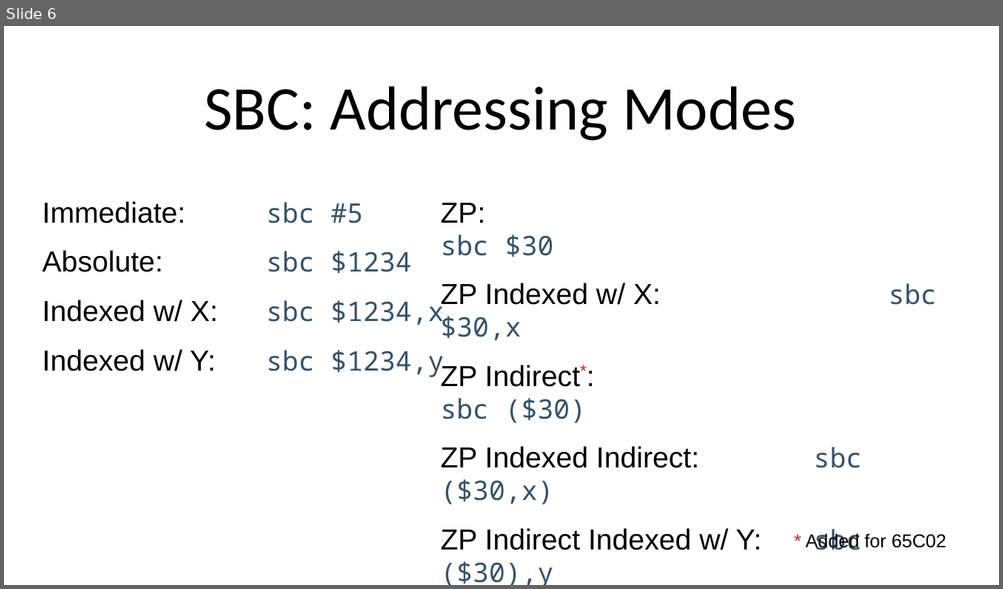
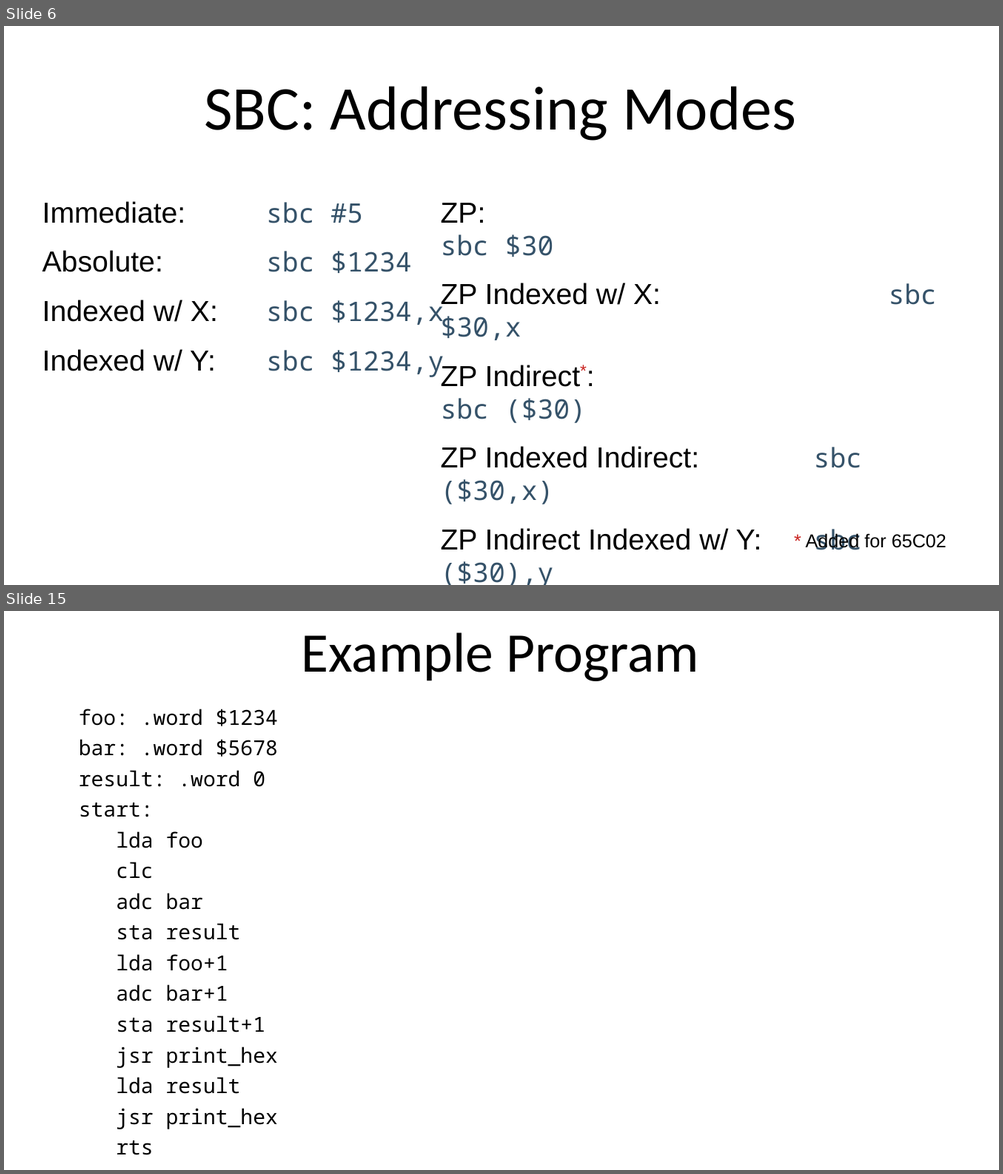
Before and after one commit to SlithyMatt/x16-assembly-tutorial, a slide deck: Lesson4/Lesson4.odp. Shown one above the other, each under a label of ours: slide 6 before the commit, slides 6 and 15 after it; the slides between them are not shown. The pictures are 1003x589 and 1003x1174 pixels, drawn with LibreOffice and Linux fonts; fonts in the diff are those of the drawing. Boxes give left, top, right and bottom in pixels: in the first picture for what was removed or moved away, otherwise in the second. Text is boxed around its words. In the diff, an @@ line names an element or a change of style, - is before the commit and + after.

```diff
--- a/Lesson4/Lesson4.odp
+++ b/Lesson4/Lesson4.odp
@@ slide 15 added at (x1=4, y1=611, x2=999, y2=1170), background #FFFFFF @@
@@ title added at (x1=301, y1=632, x2=699, y2=681), 54 pt, text #000000 @@
+Example Program
@@ text added at (x1=79, y1=709, x2=278, y2=1156), 20 pt, text #000000 @@
+foo: .word $1234
+bar: .word $5678
+result: .word 0
+start:
+lda foo
+clc
+adc bar
+sta result
+lda foo+1
+adc bar+1
+sta result+1
+jsr print_hex
+lda result
+jsr print_hex
+rts
```
Also in this commit, not shown: 1 slide changed, 9 other slides added, 9 slides removed.
